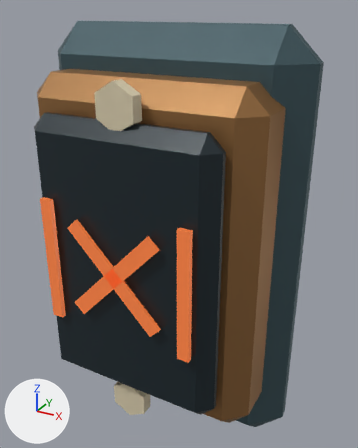
Renders of the glTF model public/assets/wildshard-art/e10b-vault-seal-closed.glb from each side of a commit.
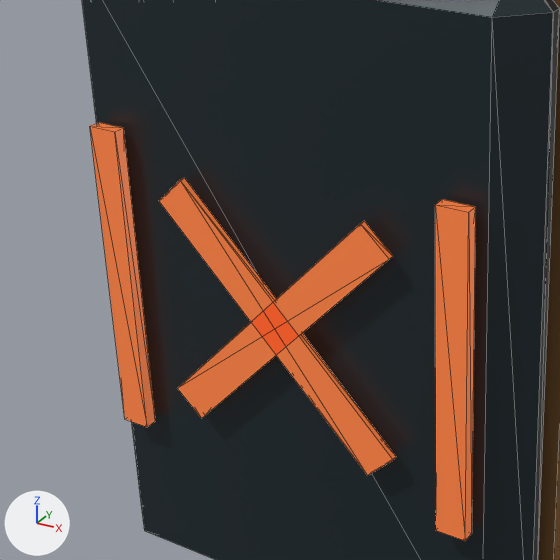
Each version appears first whole from a 50 mm camera at (0.304, -0.543, 0.574) aimed at (0.019, -0.024, 0.315), and next in a close-up on the part from 1% to 63% of the width and 33% to 83% of the height. The axes (+X, +Y, +Z) are drawn at lower left. The lights are the same throughout. The older version's two pictures come first. The close-ups show mesh edges as thin lines. Vertices at exactly the same position are counted once.

Script lines for the objects in view, before the commit:
```python
me_e10b_vault_seal_closed = bpy.data.meshes.new('e10b-vault-seal-closed')
me_e10b_vault_seal_closed.from_pydata(...)  # 128 vertices, 220 faces; spans x -0.175..0.175, y -0.146..0.043, z 0.007..0.557
# faces by material slot: [44, 44, 44, 40, 48]
me_e10b_vault_seal_closed.materials.append(mat_slate_enamel)  # dark cyan #425a61
me_e10b_vault_seal_closed.materials.append(mat_oxide_brass)  # brown #a27547
me_e10b_vault_seal_closed.materials.append(mat_glazed_ink)  # dark blue #1d2b31
me_e10b_vault_seal_closed.materials.append(mat_warm_porcelain)  # beige #dbceaf
me_e10b_vault_seal_closed.materials.append(mat_seal_amber)  # orange #df733b, glowing brown #974c25
ob_e10b_vault_seal_closed = bpy.data.objects.new('e10b-vault-seal-closed', me_e10b_vault_seal_closed)
ob_e10b_vault_seal_closed.location = (0.0, 0.0, 0.0)
```
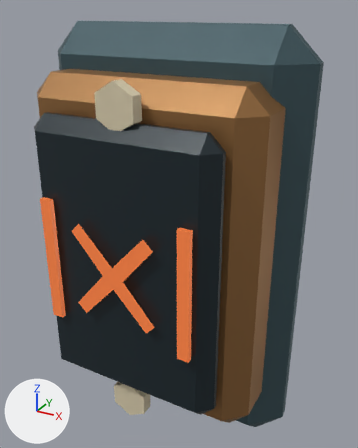
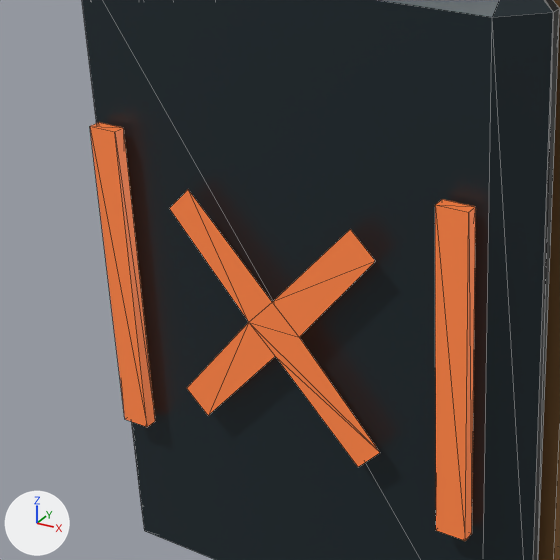
What the commit changed:
me_e10b_vault_seal_closed is used by ob_e10b_vault_seal_closed; location (0.0, 0.0, 0.0).
me_e10b_vault_seal_closed had 128 vertices, 220 faces and spanned x -0.175..0.175, y -0.146..0.043, z 0.007..0.557.
me_e10b_vault_seal_closed now has 124 vertices, 206 faces and spans x -0.175..0.175, y -0.146..0.043, z 0.007..0.557.
me_e10b_vault_seal_closed part 1: the loose piece of 8 vertices spanning x -0.061..0.061, y -0.145..-0.142, z 0.226..0.352 is rebuilt with 12 vertices and now spans x -0.055..0.055, y -0.146, z 0.229..0.349.
me_e10b_vault_seal_closed part 2: the loose piece of 8 vertices spanning x -0.061..0.061, y -0.145..-0.142, z 0.226..0.352 is deleted.

Boxes [x1, y1, x2, y2] around the edits, measured in the close-ups (560 x 560 px):
part 1 of me_e10b_vault_seal_closed, rebuilt (11% narrower, 7% shorter)
    before: [159, 178, 396, 476]
    after: [170, 190, 380, 467]
part 2 of me_e10b_vault_seal_closed, deleted
    before: [178, 221, 393, 418]
